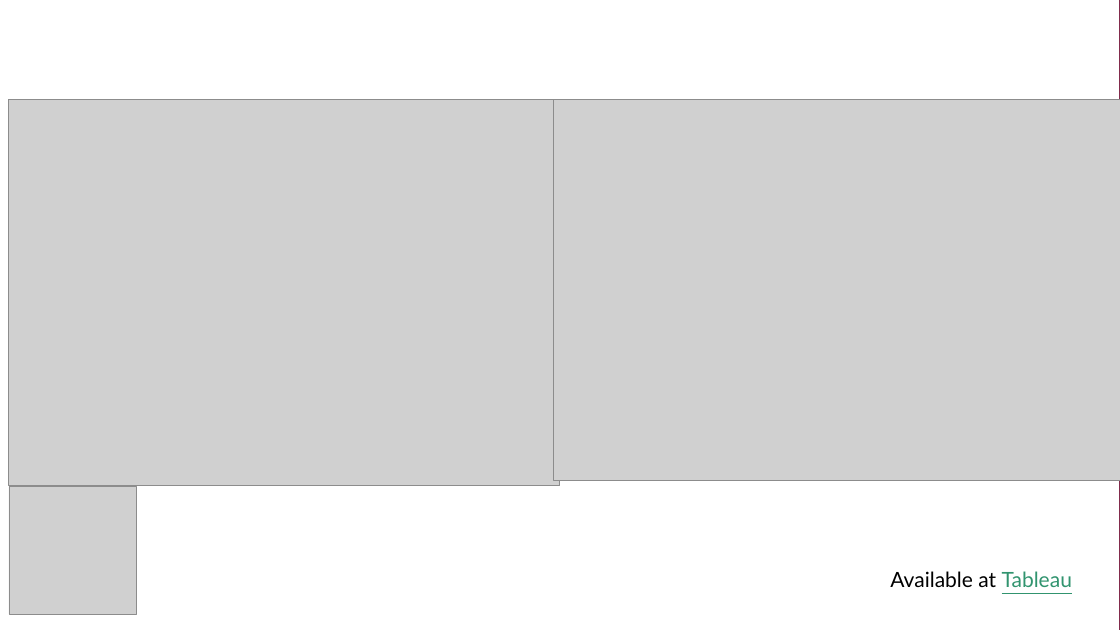
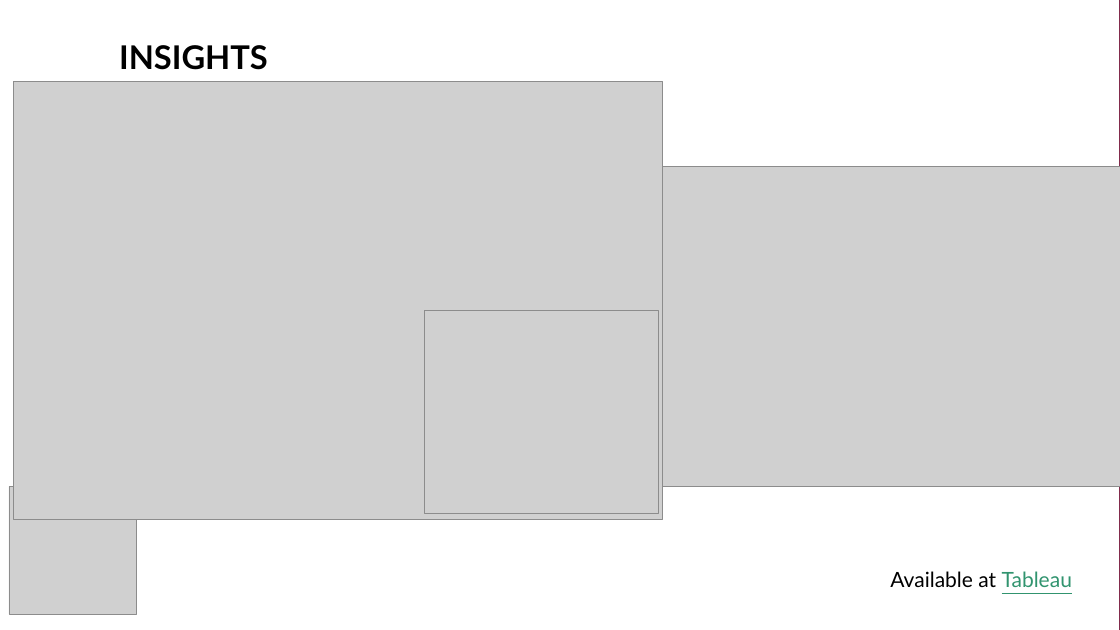
Before and after one commit to MiguelVilloslada/RealEstateProject, a slide deck: slide 5 of Presentation Slides/Project Real Estate Final.pptx. Drawn at 1120x630 pixels with LibreOffice and Linux fonts; fonts in the diff are those of the drawing; grey boxes stand for pictures; background and template pictures are left out. Boxes give left, top, right and bottom in pixels: in the first picture for what was removed or moved away, otherwise in the second. Text is boxed around its words. In the diff, an @@ line names an element or a change of style, - is before the commit and + after.

```diff
--- a/Presentation Slides/Project Real Estate Final.pptx
+++ b/Presentation Slides/Project Real Estate Final.pptx
@@ text added at [119, 45, 268, 70], 28 pt, text #000000, bold @@
+INSIGHTS
@@ picture: place and size @@
-picture at [554, 100, 1120, 481]
+picture at [13, 82, 663, 519]
@@ picture: place and size @@
-picture at [9, 99, 560, 486]
+picture at [663, 166, 1120, 486]
@@ picture added at [425, 311, 659, 513] @@
```
Also in this commit, not shown: 3 other slides changed, 1 other file.
